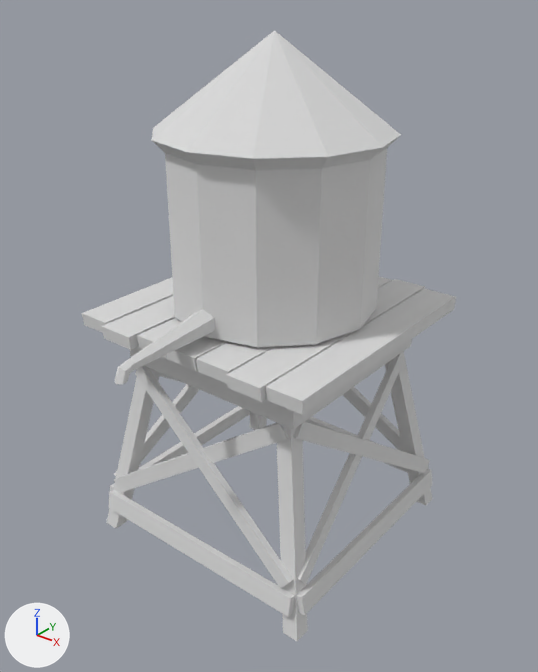
The glTF model models/ultimate-pack/low-poly-10/m/western-water-tower-western.glb, before and after one commit.
Before and after are seen from a 50 mm camera at (6.39, -8.09, 8.33) aimed at (0.27, -0.44, 3.59). Lighting does not change. The marker at lower left points along +X, +Y and +Z. The picture after the commit comes second. Where no turn or scale is listed for an object, it has been applied to the vertices.

The scene before the commit, as lines of its bpy script (objects in view):
```python
mat_11_brown_medium = principled_material('11 BROWN-MEDIUM')
mat_11_brown_medium.base_color = (0.8, 0.8, 0.8)  # white #e7e7e7
mat_11_brown_medium.metallic = 0.4
mat_11_brown_medium.roughness = 1.0
mat_12_brown = principled_material('12 BROWN')
mat_12_brown.base_color = (0.8, 0.8, 0.8)  # white #e7e7e7
mat_12_brown.metallic = 0.4
mat_12_brown.roughness = 1.0
mat_20_grey = principled_material('20 GREY')
mat_20_grey.base_color = (0.8, 0.8, 0.8)  # white #e7e7e7
mat_20_grey.metallic = 0.4
mat_20_grey.roughness = 1.0
me_water_tower_western = bpy.data.meshes.new('water-tower-western')
me_water_tower_western.from_pydata(...)  # 317 vertices, 504 faces; spans x -2.03..2.03, y -3.09..2.11, z 0.0..7.69
# faces by material slot: [332, 28, 144]
me_water_tower_western.materials.append(mat_11_brown_medium)  # white #e7e7e7
me_water_tower_western.materials.append(mat_12_brown)  # white #e7e7e7
me_water_tower_western.materials.append(mat_20_grey)  # white #e7e7e7
ob_water_tower_western = bpy.data.objects.new('water-tower-western', me_water_tower_western)
ob_water_tower_western.location = (0.02, 0.0, 0.0)
```
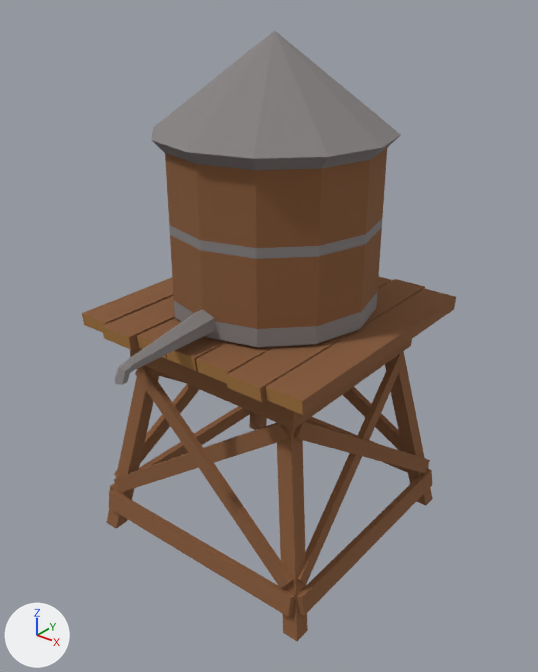
Where the change shows, as pixel boxes (x1, y1, x2, y2) in the pictures (538 x 672 px):
```json
{"object": "water-tower-western", "change": "recoloured", "before": [82, 30, 456, 641], "after": [82, 30, 456, 641], "on screen": "white to brown"}
```

Edits to the scene script, one JSON object a line:
```json
{"op": "set", "path": "mat_11_brown_medium.base_color", "old": "(0.8, 0.8, 0.8)", "new": "(0.246, 0.105, 0.0409)", "note": "white #e7e7e7 -> brown #885b39"}
{"op": "set", "path": "mat_12_brown.base_color", "old": "(0.8, 0.8, 0.8)", "new": "(0.392, 0.188, 0.0482)", "note": "white #e7e7e7 -> brown #a8783e"}
{"op": "set", "path": "mat_20_grey.base_color", "old": "(0.8, 0.8, 0.8)", "new": "(0.242, 0.223, 0.223)", "note": "white #e7e7e7 -> grey #878282"}
```
